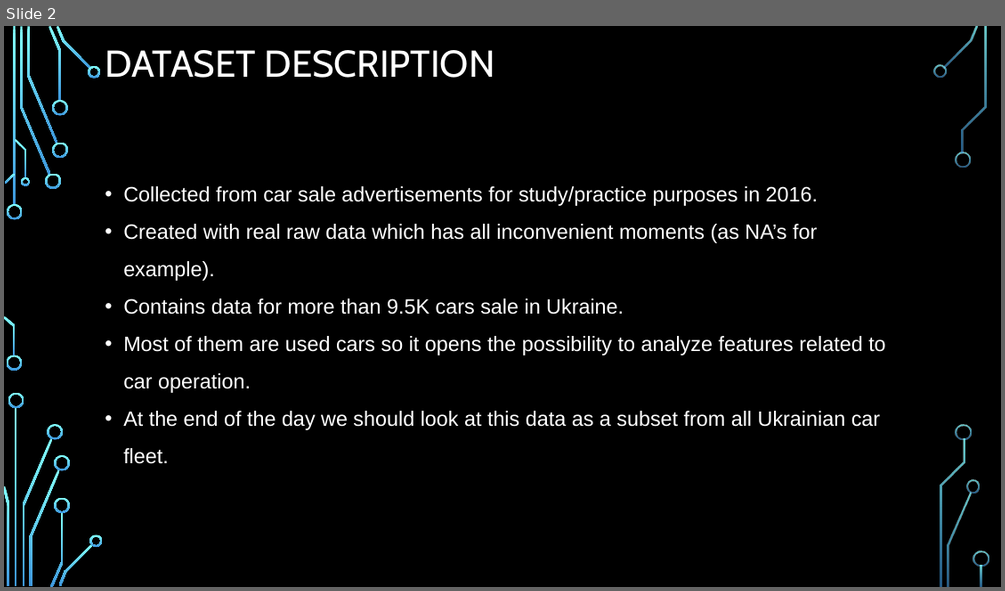
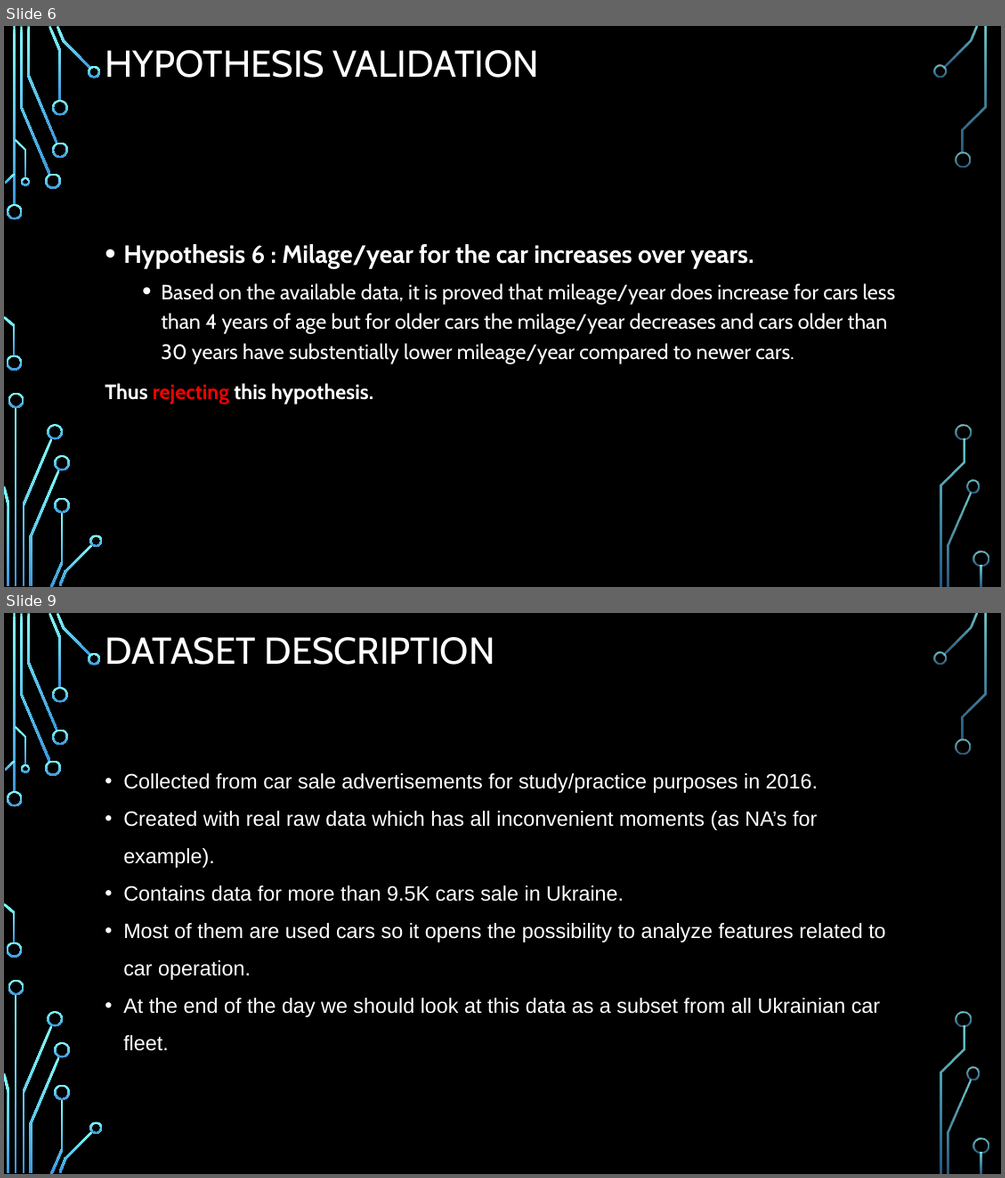
Before and after one commit to dhp6106/insaid-projects, a slide deck: term1/projects/CarSales/Term1-EDAProject-CarSales-DhavalParikh.pptx. Shown one above the other, each under a label of ours: slide 2 before the commit, slides 6 and 9 after it; the slides between them are not shown. The pictures are 1005x591 and 1005x1178 pixels, drawn with LibreOffice and Linux fonts; fonts in the diff are those of the drawing; background and template pictures are left out. Boxes give left, top, right and bottom in pixels: in the first picture for what was removed or moved away, otherwise in the second. Text is boxed around its words. In the diff, an @@ line names an element or a change of style, - is before the commit and + after.

```diff
--- a/term1/projects/CarSales/Term1-EDAProject-CarSales-DhavalParikh.pptx
+++ b/term1/projects/CarSales/Term1-EDAProject-CarSales-DhavalParikh.pptx
@@ slide 6 added at (4, 26, 1001, 587), background picture (left out); not listed: 36 template elements that a slide beside it also shows @@
@@ title added at (105, 50, 539, 78), 36 pt, text #FFFFFF @@
+HYPOTHESIS VALIDATION
@@ text added at (105, 244, 896, 404), 20 pt, text #FFFFFF @@
+• Hypothesis 6 : Milage/year for the car increases over years.
+  • Based on the available data, it is proved that mileage/year does increase for cars less than 4 years of age but for older cars the milage/year decreases and cars older than 30 years have substentially lower mileage/year compared to newer cars.
+Thus rejecting this hypothesis.
@@ what was slide 2 is now slide 9 @@
```
Also in this commit, not shown: 6 slides changed, 9 other slides added, 8 slides removed, 8 other files.
